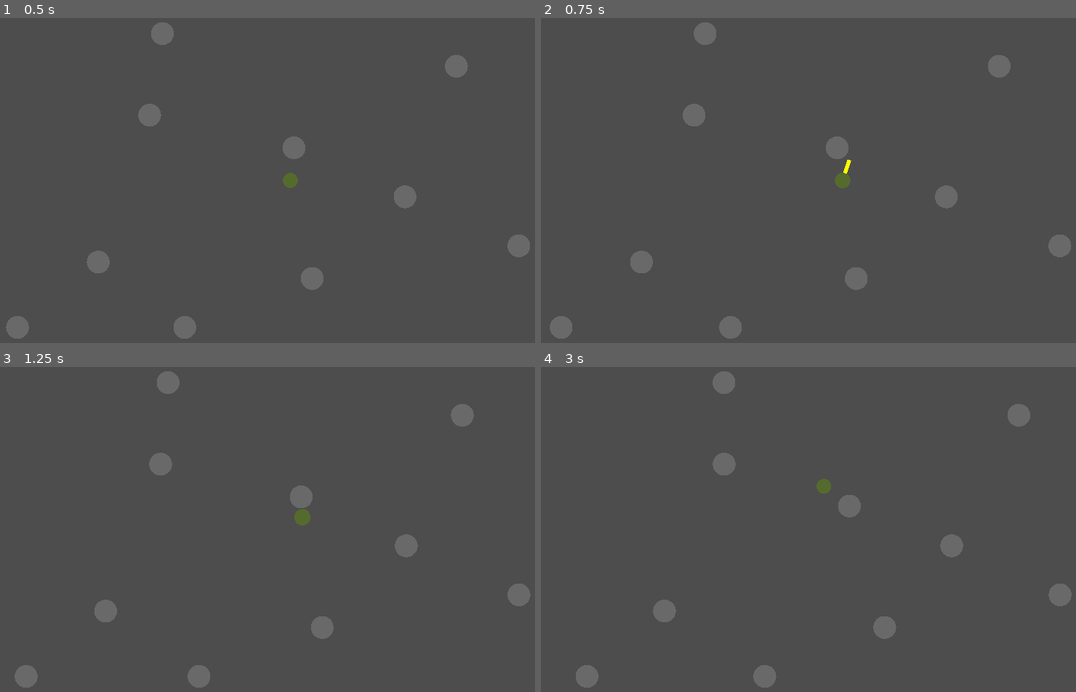
Above: before the commit, frames 1-4 (two rows, left to right).
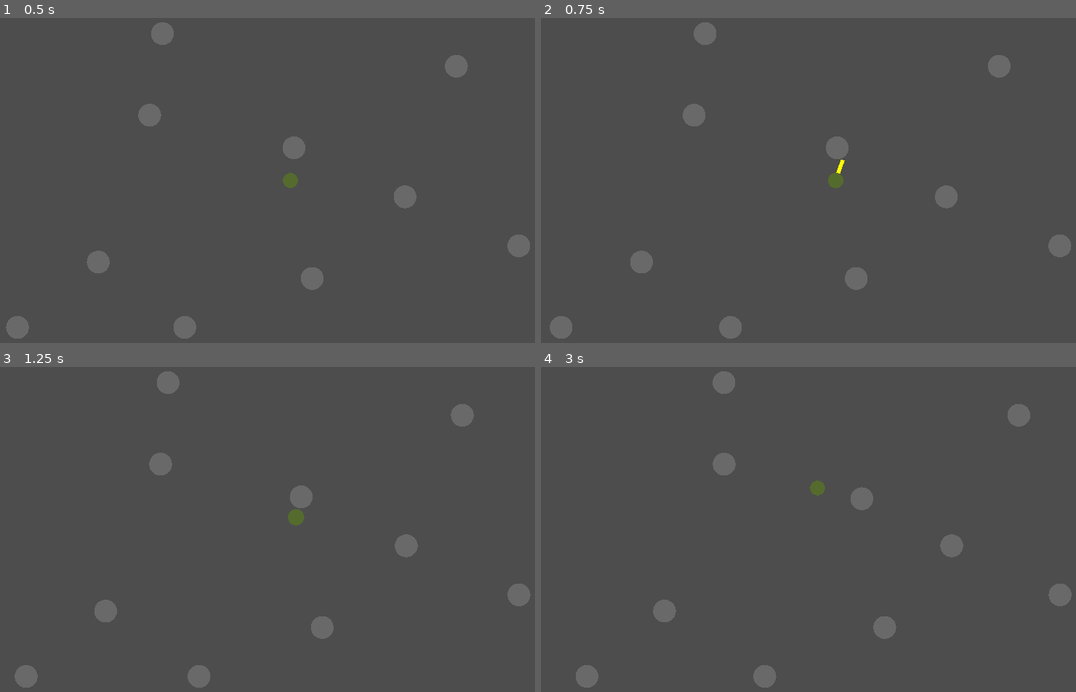
Above: after the commit, the same moments.

Repository: ralabate/cylinder-sorcerer
Game: Godot game, scene res://main.tscn
The game is run twice, just before and just after one commit, with the same random seed, the same clock (stepped at 60 frames per second) and the same inputs.
Inputs:
- Up to frame 1 (0.5 s): no input
- Up to frame 2 (0.75 s): hold W from 0.53 s (still down); hold J from 0.53 s (still down)
- Up to frame 3 (1.25 s): keep holding W; keep holding J
- Up to frame 4 (3 s): release J at 1.28 s; tap H at 1.35, 2.85 s; release W at 2.03 s; hold J 2.03-2.78 s; hold A from 2.03 s (still down)

Frame 1 is identical in both runs. In frame 2, 0.2% of the frame differs, in the area x 53-59%, y 43-53%; in frame 3, 0.1%; in frame 4, 0.5%, in the area x 50-63%, y 34-47%.

Commit message:
tweak sword animation and baddie hit reaction animation

Diff:
--- a/cylinder-sorcerer/main.gd
+++ b/cylinder-sorcerer/main.gd
@@ -3,19 +3,20 @@
 const PLAYER_SPEED = 0.03
 const PLAYER_RADIUS = 0.5
 const PLAYER_SIZE = 1.0
-const PLAYER_ATTACK_ROOT_MOTION = 0.40
+const PLAYER_ATTACK_ROOT_MOTION = 1.0
 
 const PLAYER_SWORD_FRAMES = 17
 const PLAYER_SWORD_ATTACK_START_ANGLE = -PI/2.0 - 0.5
 const PLAYER_SWORD_ATTACK_ANGLE_INCREMENT = 2*PI / PLAYER_SWORD_FRAMES
 const PLAYER_SWORD_LENGTH = 1.2
 const PLAYER_SWORD_DEBUG_SPHERE_SIZE = 0.15
+const PLAYER_HP = 4
 
 const BADDIE_COUNT = 10
 const BADDIE_SPEED = 0.02
 const BADDIE_RADIUS = 0.7
 const BADDIE_HURT_FRAMES = 12
-const BADDIE_HP = 5
+const BADDIE_HP = 3
 
 const WRAP_X = 17
 const WRAP_Z = 9
@@ -51,7 +52,7 @@
 	var knockback_dir: Vector3
 	var speed: float
 
-	func _init(p_pos: Vector3, p_radius: float, p_color: Color):
+	func _init(p_pos: Vector3, p_radius: float, p_color: Color, p_hp: float):
 		self.pos = p_pos
 		self.theta = 0
 		self.radius = p_radius
@@ -65,7 +66,7 @@
 		material.flags_unshaded = true
 		self.mesh_instance.mesh.surface_set_material(0, material)
 		self.hurt_frame = BADDIE_HURT_FRAMES + 1
-		self.hp = BADDIE_HP
+		self.hp = p_hp
 		self.seed = randf_range(0.0, 1.0)
 		self.speed = BADDIE_SPEED
 
@@ -73,7 +74,7 @@
 	return(p2.x - p1.x) * (p2.x - p1.x) + (p2.z - p1.z) * (p2.z - p1.z) < (r1 + r2) * (r1 + r2)
 
 func _ready() -> void:
-	player = Character.new(Vector3.ZERO, PLAYER_RADIUS, Color.DARK_OLIVE_GREEN)
+	player = Character.new(Vector3.ZERO, PLAYER_RADIUS, Color.DARK_OLIVE_GREEN, PLAYER_HP)
 
 	sword_frame = PLAYER_SWORD_FRAMES
 	sword = MeshInstance3D.new()
@@ -102,7 +103,7 @@
 			var random_position = Vector3.ZERO
 			random_position.x = randi_range(-WRAP_X, WRAP_X)
 			random_position.z = randi_range(-WRAP_Z, WRAP_Z)
-			baddie_list.append(Character.new(random_position, BADDIE_RADIUS, Color.DIM_GRAY))
+			baddie_list.append(Character.new(random_position, BADDIE_RADIUS, Color.DIM_GRAY, BADDIE_HP))
 
 	camera = Camera3D.new()
 	camera.set_orthogonal(20.0, 1.0, 40.0)
@@ -124,9 +125,9 @@
 		sword_frame = 0
 		sword_pivot.transform = Transform3D.IDENTITY
 		sword_pivot.transform = sword_pivot.transform.rotated(Vector3.UP, PLAYER_SWORD_ATTACK_START_ANGLE)
-		var rand = randf_range(0.5, 1.5)
-		player.pos.x += cos(player.theta) * PLAYER_ATTACK_ROOT_MOTION * rand
-		player.pos.z -= sin(player.theta) * PLAYER_ATTACK_ROOT_MOTION * rand
+		player.pos.x += cos(player.theta) * PLAYER_ATTACK_ROOT_MOTION * -0.05
+		player.pos.z -= sin(player.theta) * PLAYER_ATTACK_ROOT_MOTION * -0.05
+		sword.get_active_material(0).albedo_color = Color.WHITE
 
 	was_attacking = is_attacking
 
@@ -138,16 +139,21 @@
 		match sword_frame:
 			0:
 				pass # set up above, on impact
-			_ when sword_frame < 4:
-				sword_pivot.transform = sword_pivot.transform.rotated(Vector3.UP, 0.5 * PLAYER_SWORD_ATTACK_ANGLE_INCREMENT)
-			_ when sword_frame < 7:
-				sword_pivot.transform = sword_pivot.transform.rotated(Vector3.UP, 2 * PLAYER_SWORD_ATTACK_ANGLE_INCREMENT)
+			_ when sword_frame < 5:
+				sword_pivot.transform = sword_pivot.transform.rotated(Vector3.UP, 0.2 * PLAYER_SWORD_ATTACK_ANGLE_INCREMENT)
+				sword.get_active_material(0).albedo_color = Color.YELLOW
+				player.pos.x += cos(player.theta) * (PLAYER_ATTACK_ROOT_MOTION / PLAYER_SWORD_FRAMES) * 0.1
+				player.pos.z -= sin(player.theta) * (PLAYER_ATTACK_ROOT_MOTION / PLAYER_SWORD_FRAMES) * 0.1
+			_ when sword_frame < 9:
+				sword_pivot.transform = sword_pivot.transform.rotated(Vector3.UP, 1.7 * PLAYER_SWORD_ATTACK_ANGLE_INCREMENT)
 				player.pos.x += cos(player.theta) * (PLAYER_ATTACK_ROOT_MOTION / PLAYER_SWORD_FRAMES)
 				player.pos.z -= sin(player.theta) * (PLAYER_ATTACK_ROOT_MOTION / PLAYER_SWORD_FRAMES)
+				#sword.get_active_material(0).albedo_color = Color.WHITE
 			_ when sword_frame < PLAYER_SWORD_FRAMES:
-				sword_pivot.transform = sword_pivot.transform.rotated(Vector3.UP, 0.3 * PLAYER_SWORD_ATTACK_ANGLE_INCREMENT)
-				player.pos.x += cos(player.theta) * (PLAYER_ATTACK_ROOT_MOTION / PLAYER_SWORD_FRAMES) * 0.4
-				player.pos.z -= sin(player.theta) * (PLAYER_ATTACK_ROOT_MOTION / PLAYER_SWORD_FRAMES) * 0.4
+				sword_pivot.transform = sword_pivot.transform.rotated(Vector3.UP, 0.45 * PLAYER_SWORD_ATTACK_ANGLE_INCREMENT)
+				player.pos.x += cos(player.theta) * (PLAYER_ATTACK_ROOT_MOTION / PLAYER_SWORD_FRAMES) * 0.3
+				player.pos.z -= sin(player.theta) * (PLAYER_ATTACK_ROOT_MOTION / PLAYER_SWORD_FRAMES) * 0.3
+				#sword.get_active_material(0).albedo_color = Color.YELLOW
 
 	else:
 		sword_pivot.transform = Transform3D.IDENTITY
@@ -203,8 +209,7 @@
 			b.knockback_dir.z = b.pos.z - player.pos.z
 			b.knockback_dir = b.knockback_dir.normalized()
 			b.hp -= 1
-			b.speed *= -1.5
-			sword_frame = 0
+			b.speed *= -1
 
 		if b.hurt_frame <= BADDIE_HURT_FRAMES:
 
@@ -213,37 +218,43 @@
 					b.mesh_instance.get_active_material(0).albedo_color = Color.DIM_GRAY
 					b.mesh_instance.scale = Vector3(0.7, 0.7, 0.7)
 					b.pos += b.knockback_dir * -0.20
-					b.pos.x += randf_range(-0.07, 0.07)
-					b.pos.z += randf_range(-0.07, 0.07)
+					b.pos.x += randf_range(-1.0, 1.0) * 0.1
+					b.pos.z += randf_range(-1.0, 1.0) * 0.1
 
 				2:
 					b.mesh_instance.get_active_material(0).albedo_color = Color.WHITE
 					b.mesh_instance.scale = Vector3(0.9, 0.9, 0.9)
 					b.pos += b.knockback_dir * 0.50
-					b.pos.x += randf_range(-0.03, 0.03)
-					b.pos.z += randf_range(-0.03, 0.03)
+					b.pos.x += randf_range(-1.0, 1.0) * 0.09
+					b.pos.z += randf_range(-1.0, 1.0) * 0.09
 				3:
 					b.mesh_instance.get_active_material(0).albedo_color = Color.WHITE
 					b.mesh_instance.scale = Vector3(1.35, 1.35, 1.35)
 					b.pos += b.knockback_dir * 0.20
+					b.pos.x += randf_range(-1.0, 1.0) * 0.08
+					b.pos.z += randf_range(-1.0, 1.0) * 0.08
 				4:
 					b.mesh_instance.get_active_material(0).albedo_color = Color.WHITE
 					b.mesh_instance.scale = Vector3(1.2, 1.2, 1.2)
 					b.pos += b.knockback_dir * 0.10
+					b.pos.x += randf_range(-1.0, 1.0) * 0.07
+					b.pos.z += randf_range(-1.0, 1.0) * 0.07
 				5:
 					b.mesh_instance.get_active_material(0).albedo_color = Color.DIM_GRAY
 					b.mesh_instance.scale = Vector3(1.1, 1.1, 1.1)
-					b.pos += b.knockback_dir * 0.05
+					b.pos += b.knockback_dir * 0.07
+					b.pos.x += randf_range(-1.0, 1.0) * 0.06
+					b.pos.z += randf_range(-1.0, 1.0) * 0.06
 				_ when b.hurt_frame < BADDIE_HURT_FRAMES:
 					b.mesh_instance.get_active_material(0).albedo_color = Color.DIM_GRAY
 					b.mesh_instance.scale = Vector3(1, 1, 1)
-					b.pos += b.knockback_dir * 0.025
+					b.pos.x += randf_range(-1.0, 1.0) * 0.01
+					b.pos.z += randf_range(-1.0, 1.0) * 0.01
+					b.pos += b.knockback_dir * 0.05
 					if b.hp == 0:
 						b.pos = Vector3(999, 999, 999)
 						b.speed = 0
 						b.mesh_instance.hide()
-				_ when b.hurt_frame == BADDIE_HURT_FRAMES:
-					pass
 
 		if b.hurt_frame > BADDIE_HURT_FRAMES:
 			b.pos.x += b.seed * b.speed * sin(0.01 * frame + b.seed)
@@ -253,4 +264,4 @@
 		if b.hurt_frame > BADDIE_HURT_FRAMES && is_overlapping(b.pos, b.radius, player.pos, player.radius) and sword_frame > PLAYER_SWORD_FRAMES:
 			player.pos = Vector3.ZERO
 			player.theta = randf_range(-PI, PI)
-			# player.anim_data[hurt_frame] = 1
+			player.hp -= 1
